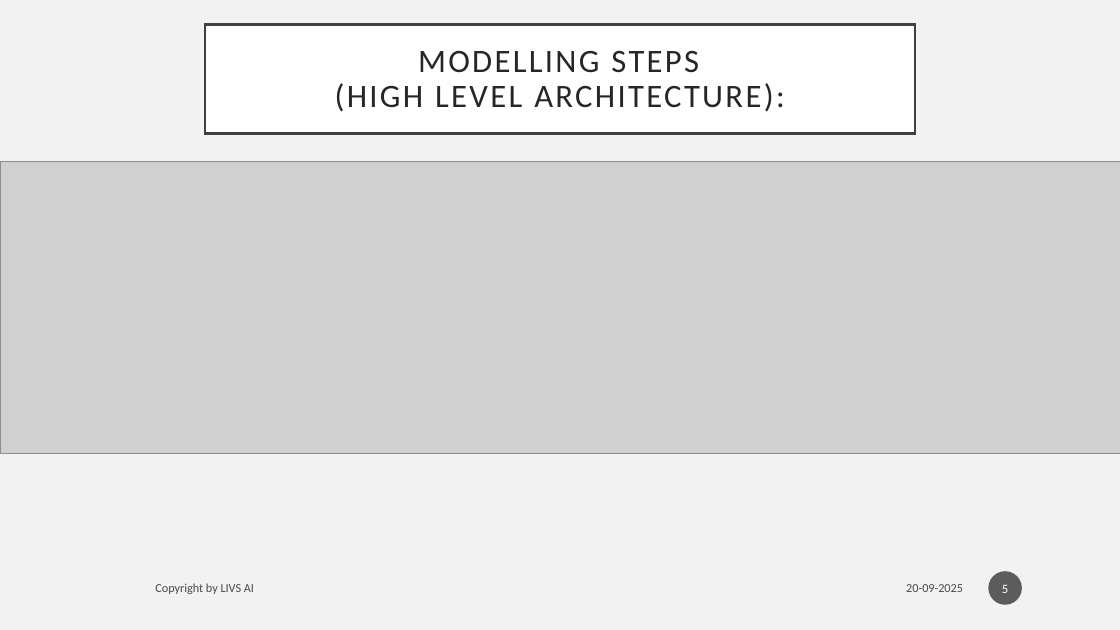
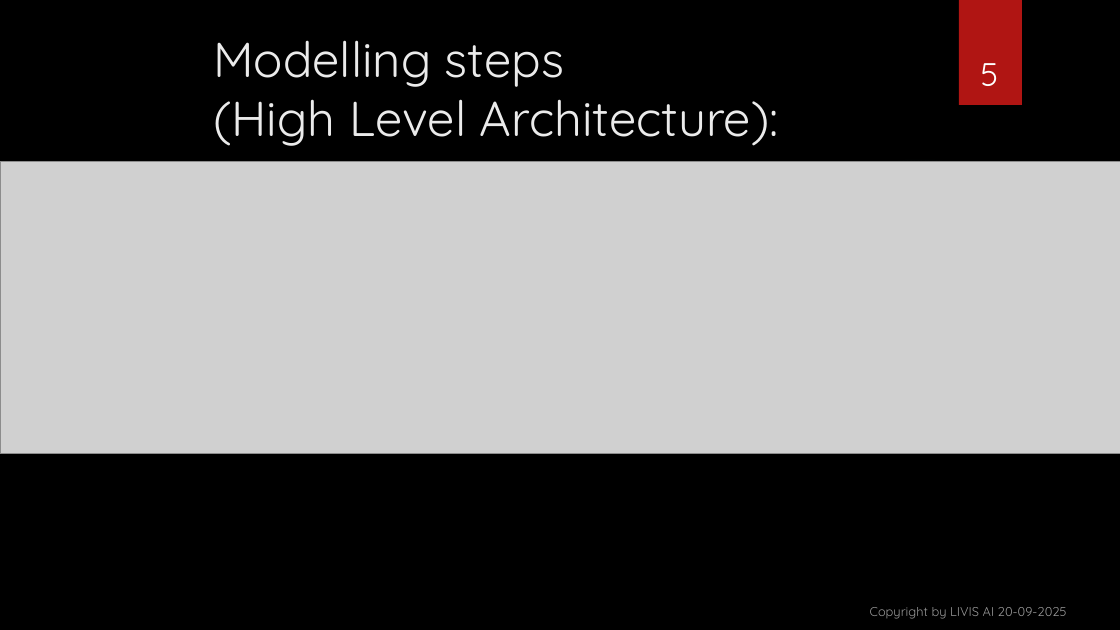
Before and after one commit to vishant1203/Development-of-Credit-Risk-Model-for-Lauki-Finance, a slide deck: slide 5 of presentation/Development of Credit Risk Model for ‘LZ.pptx. Drawn at 1120x630 pixels with LibreOffice and Linux fonts; fonts in the diff are those of the drawing; grey boxes stand for pictures; background and template pictures are left out. Boxes give left, top, right and bottom in pixels: in the first picture for what was removed or moved away, otherwise in the second. Text is boxed around its words. In the diff, an @@ line names an element or a change of style, - is before the commit and + after.

```diff
--- a/presentation/Development of Credit Risk Model for ‘LZ.pptx
+++ b/presentation/Development of Credit Risk Model for ‘LZ.pptx
@@ background #F2F2F2 to picture (left out) @@
@@ title "Modelling steps (High Level Architecture):": place and size @@
-title "Modelling steps (High Level Architecture):" at box(205, 24, 915, 134)
+title "Modelling steps (High Level Architecture):" at box(213, 40, 779, 146)
@@ title "Modelling steps (High Level Architecture):" at box(213, 40, 779, 146): vertical alignment middle to top; fill #FFFFFF to none; outline #404040 2.5 pt to none @@
@@ page number: place and size @@
-page number at box(989, 571, 1023, 605)
+page number at box(981, 63, 999, 86)
@@ page number at box(981, 63, 999, 86): size 11 to 28 pt, font Calibri to Quicksand; vertical alignment middle to bottom; fill #1D1D1D at 70% opacity to none @@
@@ rectangle added at box(959, 0, 1022, 105), fill #B01513 @@
@@ title at box(213, 40, 779, 146): text changed; size 28 to 42 pt; font Calibri to Quicksand; text colour #262626 to #EBEBEB @@
-MODELLING STEPS
-(HIGH LEVEL ARCHITECTURE):
+Modelling steps
+(High Level Architecture):
@@ ellipse added at box(791, 154, 1049, 413), fill gradient #50B9C1 @@
@@ text removed at box(155, 583, 254, 594) @@
-Copyright by LIVS AI
@@ text "Copyright by LIVIS AI 20-09-2025" at box(870, 607, 1067, 619): vertical alignment middle to bottom @@
@@ text at box(870, 607, 1067, 619): text changed; size 10.5 to 11 pt; font Calibri to Quicksand; text colour #000000 at 70% opacity to #FFFFFF at 60% opacity @@
-20-09-2025
+Copyright by LIVIS AI 20-09-2025
```
Also in this commit, not shown: 16 other slides changed.
